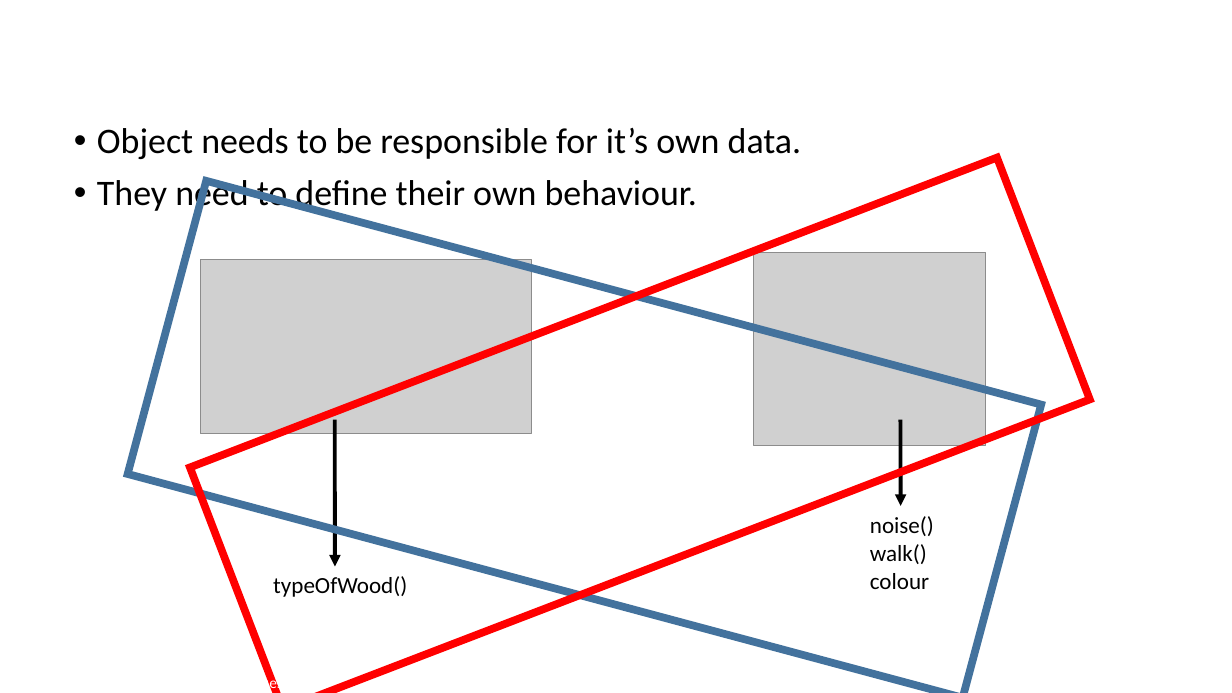
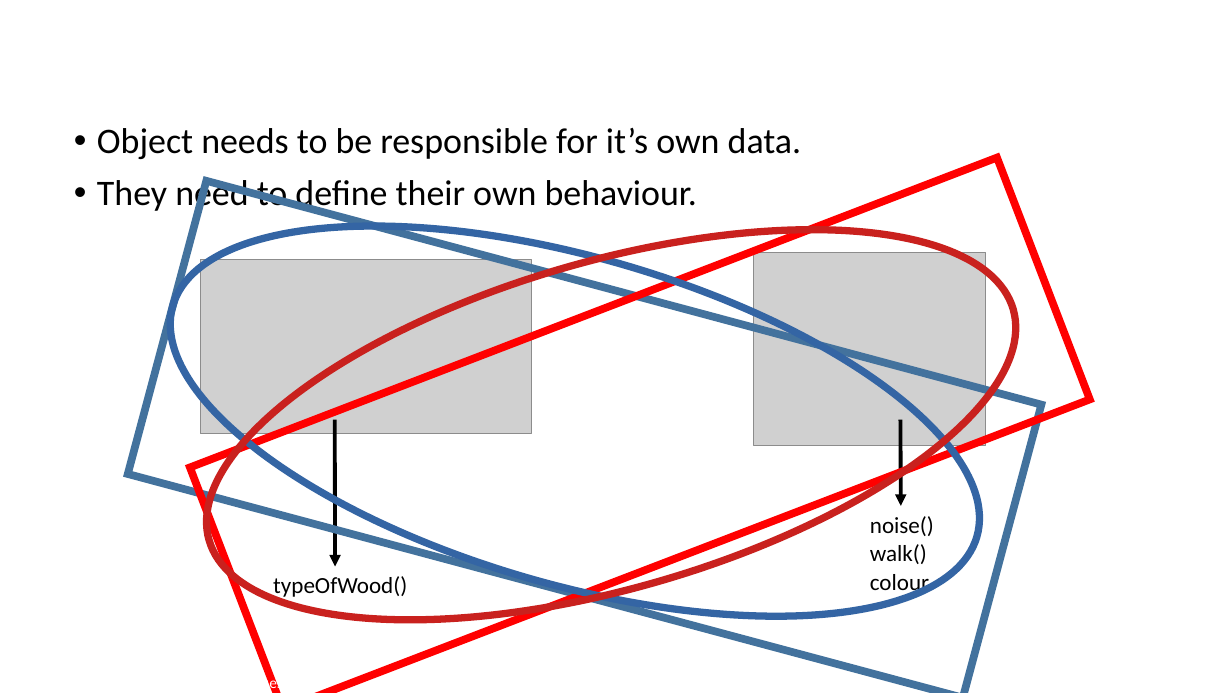
Before and after one commit to gmierzwinski/gmierzwinski.github.io, a slide deck: slide 11 of bishops/cs321/resources/CS321_Lecture_04.ppt. Drawn at 1232x693 pixels with LibreOffice and Linux fonts; fonts in the diff are those of the drawing; grey boxes stand for pictures; background and template pictures are left out. Boxes give left, top, right and bottom in pixels: in the first picture for what was removed or moved away, otherwise in the second. Text is boxed around its words. In the diff, an @@ line names an element or a change of style, - is before the commit and + after.

Commit message:
Update lecture 04 ppt.

```diff
--- a/bishops/cs321/resources/CS321_Lecture_04.ppt
+++ b/bishops/cs321/resources/CS321_Lecture_04.ppt
@@ ellipse added at [127,149,1022,693], outline #3465A4 5.67 pt @@
@@ ellipse added at [164,152,1059,693], outline #C9211E 5.67 pt @@
@@ text "noise()" rewrapped from [870,516,934,589] to [870,516,934,596] @@
```
Also in this commit, not shown: 9 other slides changed.
